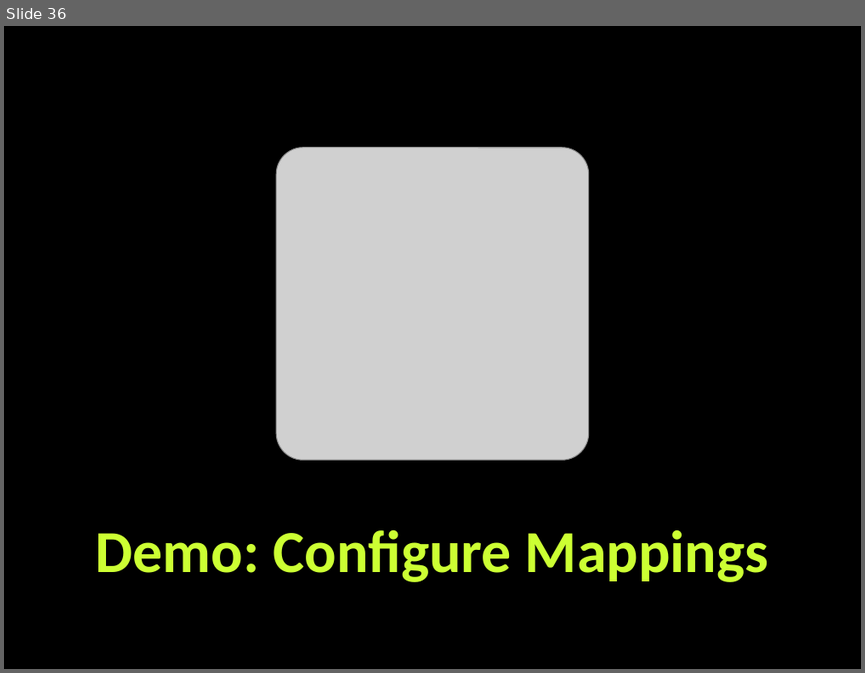
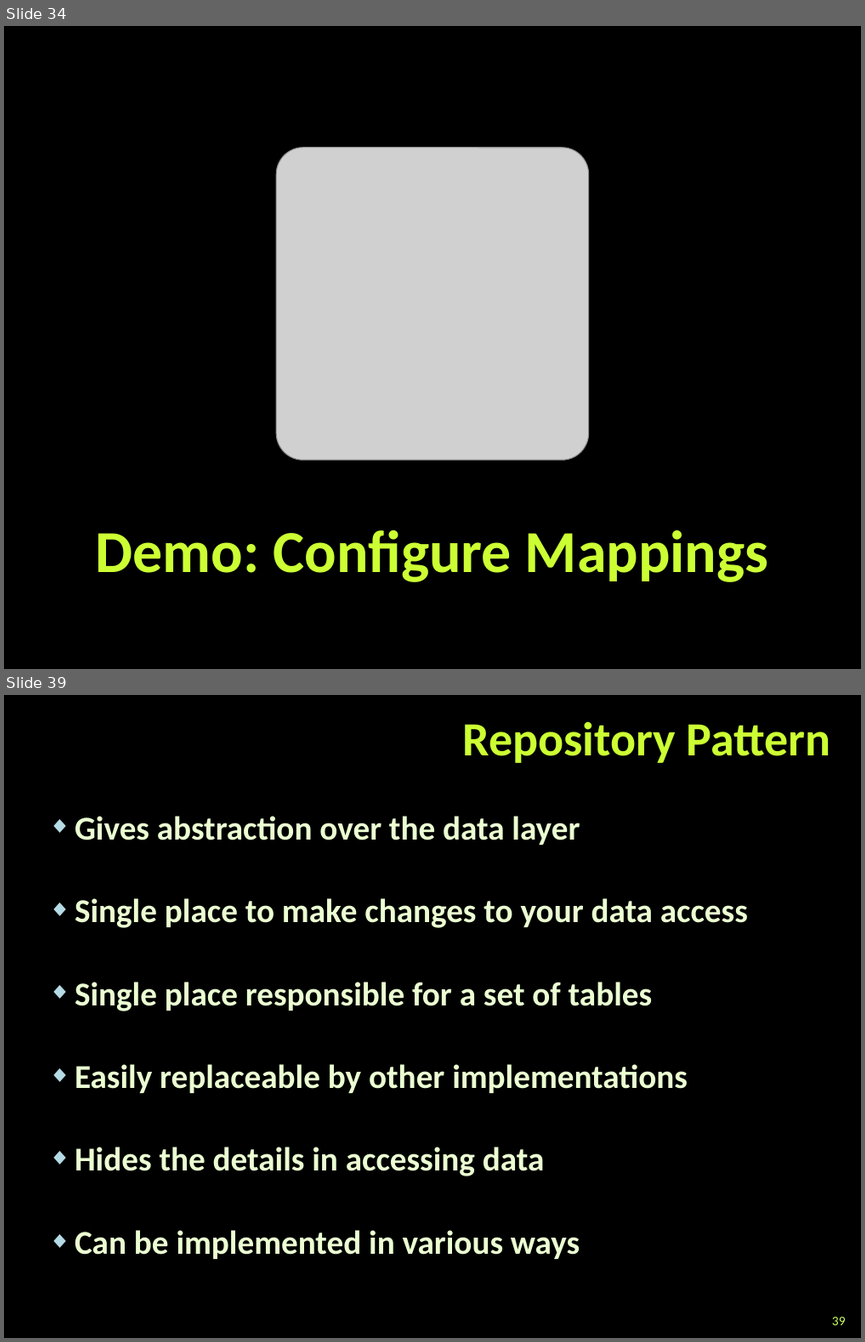
Before and after one commit to martin-nikolov/Telerik-Academy, a slide deck: Databases/10. Entity Framework Code First/Entity-Framework-Code-First.pptx. Shown one above the other, each under a label of ours: slide 36 before the commit, slides 34 and 39 after it; the slides between them are not shown. The pictures are 865x673 and 865x1342 pixels, drawn with LibreOffice and Linux fonts; fonts in the diff are those of the drawing; grey boxes stand for pictures; background and template pictures are left out. Boxes give left, top, right and bottom in pixels: in the first picture for what was removed or moved away, otherwise in the second. Text is boxed around its words. In the diff, an @@ line names an element or a change of style, - is before the commit and + after.

```diff
--- a/Databases/10. Entity Framework Code First/Entity-Framework-Code-First.pptx
+++ b/Databases/10. Entity Framework Code First/Entity-Framework-Code-First.pptx
@@ slide 39 added at (4, 695, 861, 1338), background picture (left out) @@
@@ title added at (463, 721, 831, 763), 40 pt, text #CCFF33, bold @@
+Repository Pattern
@@ text added at (75, 816, 748, 1259), 28 pt, text #EBFFD2, bold @@
+◆ Gives abstraction over the data layer
+◆ Single place to make changes to your data access
+◆ Single place responsible for a set of tables
+◆ Easily replaceable by other implementations
+◆ Hides the details in accessing data
+◆ Can be implemented in various ways
@@ page number added at (832, 1316, 846, 1325), 11 pt, text #CCFF66 @@
+39
@@ what was slide 36 is now slide 34 @@
```
Also in this commit, not shown: 4 slides changed, 5 other slides added, 2 slides removed, 3 other files.
